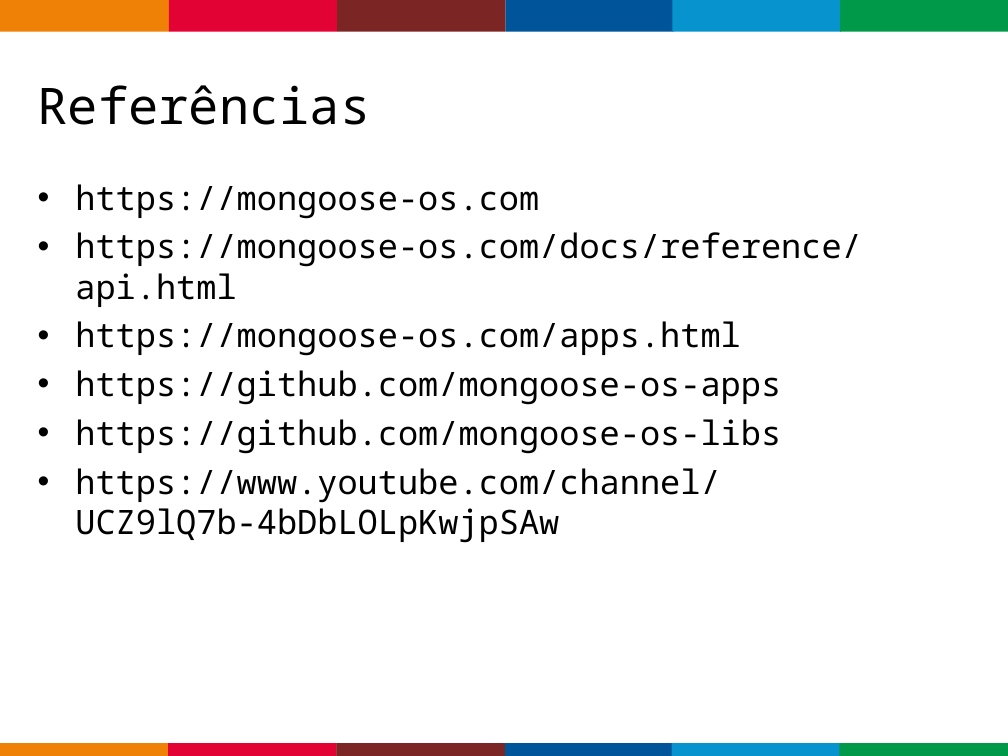
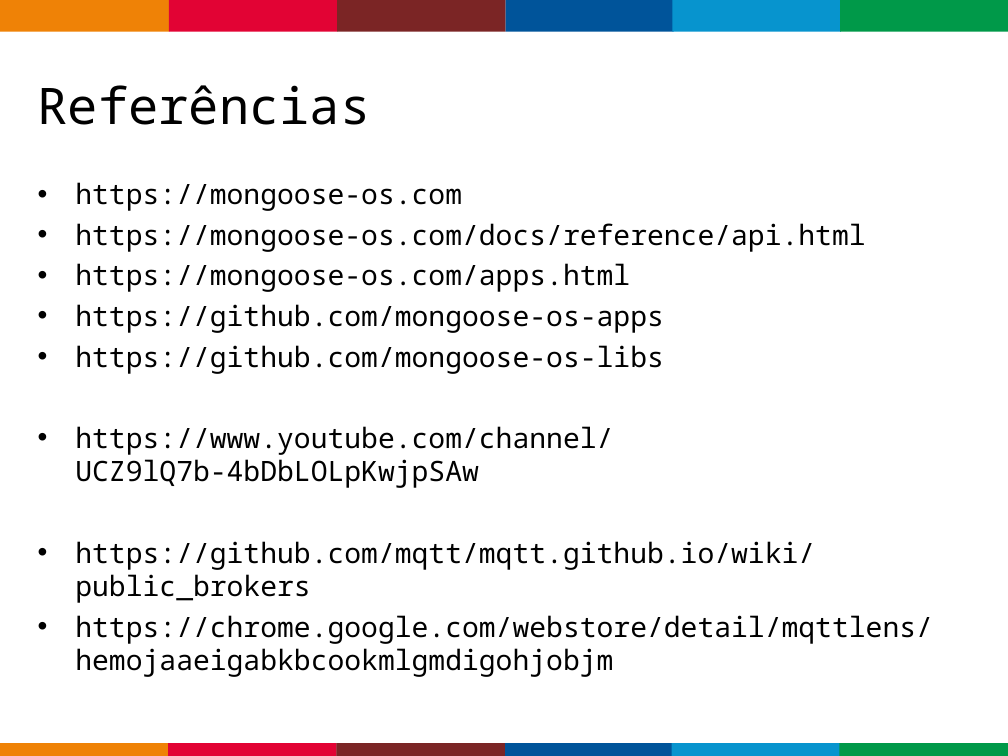
Before and after one commit to fkuhne/tdc17, a slide deck: slide 19 of slides/slides-TDC2017.ppt. Drawn at 1008x756 pixels with LibreOffice and Linux fonts; fonts in the diff are those of the drawing; background and template pictures are left out. Boxes give left, top, right and bottom in pixels: in the first picture for what was removed or moved away, otherwise in the second. Text is boxed around its words. In the diff, an @@ line names an element or a change of style, - is before the commit and + after.

```diff
--- a/slides/slides-TDC2017.ppt
+++ b/slides/slides-TDC2017.ppt
@@ text at (x1=75, y1=182, x2=865, y2=488): size 24 to 20 pt in "https://mongoose-os.com", "https://mongoose-os.com/docs/reference/api.html", "https://mongoose-os.com/apps.html", "https://github.com/mongoose-os-apps" and 2 more places; less space between paragraphs @@
@@ text at (x1=75, y1=541, x2=933, y2=677): paragraphs added @@
+• https://github.com/mqtt/mqtt.github.io/wiki/public_brokers
+• https://chrome.google.com/webstore/detail/mqttlens/hemojaaeigabkbcookmlgmdigohjobjm
```
Also in this commit, not shown: 2 other slides changed, 2 other files.
